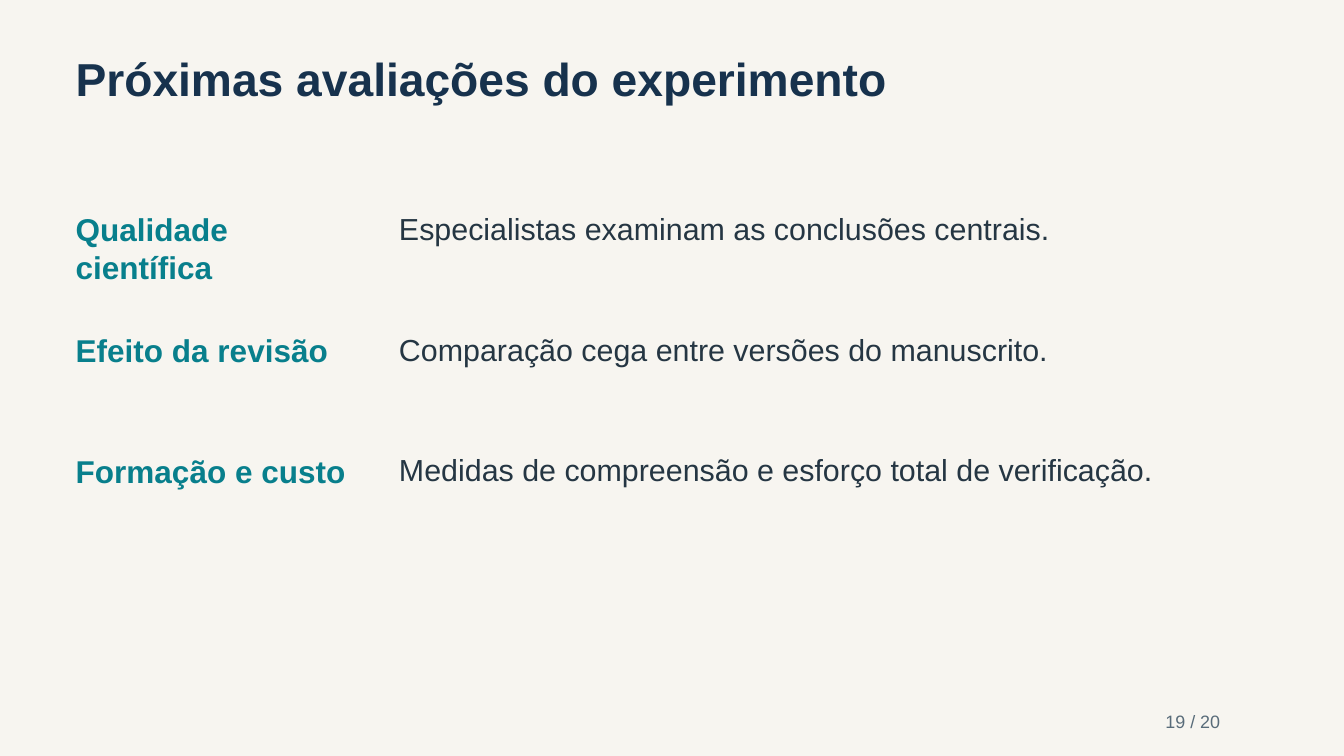
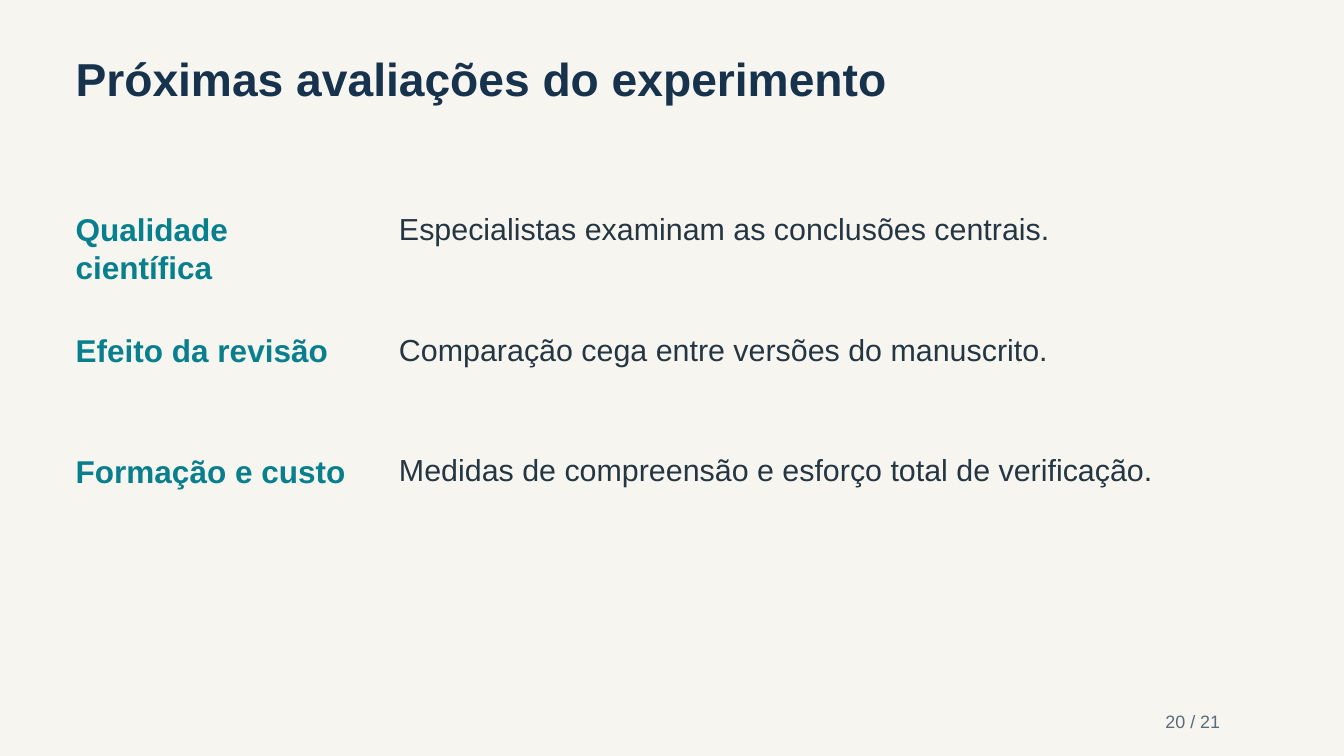
Before and after one commit to flavioluiz/TGdoWayne, a slide deck: slide 20 of presentations/experimento/experimento_codex.pptx (slide 19 before the commit). Drawn at 1344x756 pixels with LibreOffice and Linux fonts; fonts in the diff are those of the drawing. Boxes give left, top, right and bottom in pixels: in the first picture for what was removed or moved away, otherwise in the second. Text is boxed around its words. In the diff, an @@ line names an element or a change of style, - is before the commit and + after.

```diff
--- a/presentations/experimento/experimento_codex.pptx
+++ b/presentations/experimento/experimento_codex.pptx
@@ text at box(1165, 715, 1220, 728): text changed @@
-19 / 20
+20 / 21
```
Also in this commit, not shown: 20 other slides changed, 1 slide added, 12 other files.
